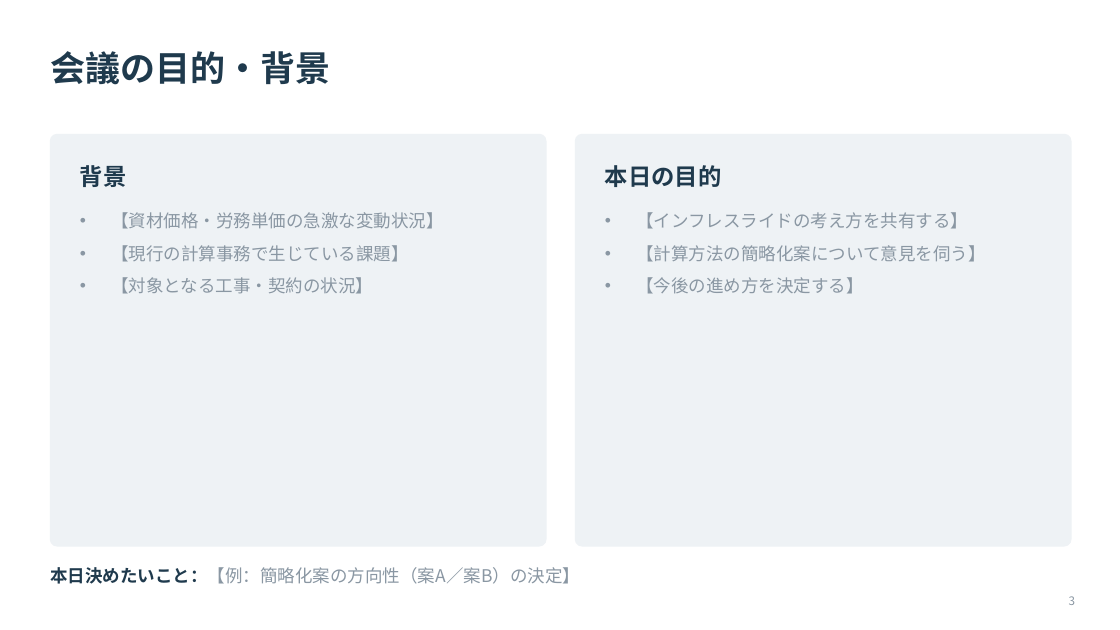
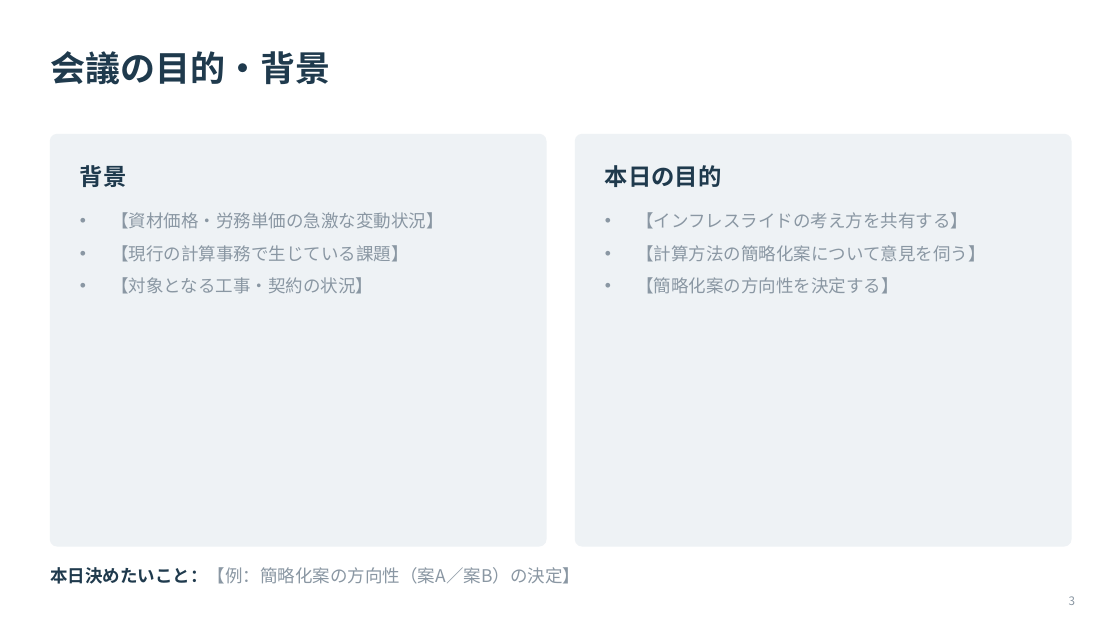
Before and after one commit to maedaatsushi5908-design/work, a slide deck: slide 3 of presentations/inflation_slide_template.pptx. Drawn at 1120x630 pixels with LibreOffice and Linux fonts; fonts in the diff are those of the drawing. Boxes give left, top, right and bottom in pixels: in the first picture for what was removed or moved away, otherwise in the second. Text is boxed around its words. In the diff, an @@ line names an element or a change of style, - is before the commit and + after.

```diff
--- a/presentations/inflation_slide_template.pptx
+++ b/presentations/inflation_slide_template.pptx
@@ text at (636, 277, 898, 294): text changed @@
-• 【今後の進め方を決定する】
+• 【簡略化案の方向性を決定する】
```
Also in this commit, not shown: 9 other slides changed, 2 slides added, 4 slides removed, 1 other file.
